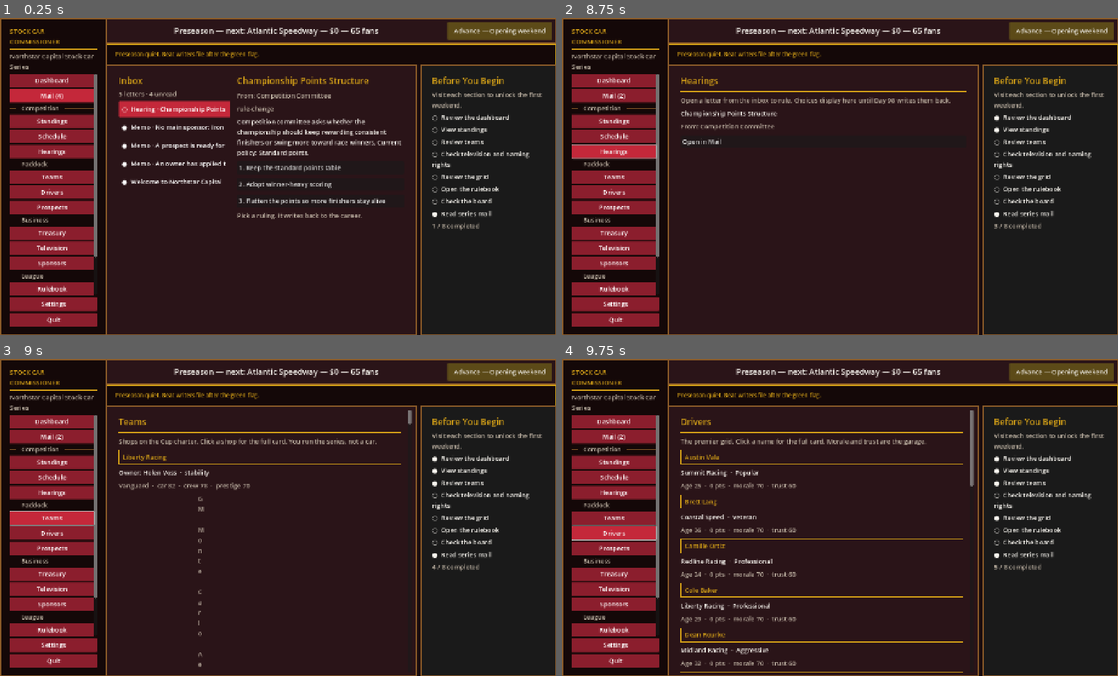
Above: before the commit, frames 1-4 (two rows, left to right).
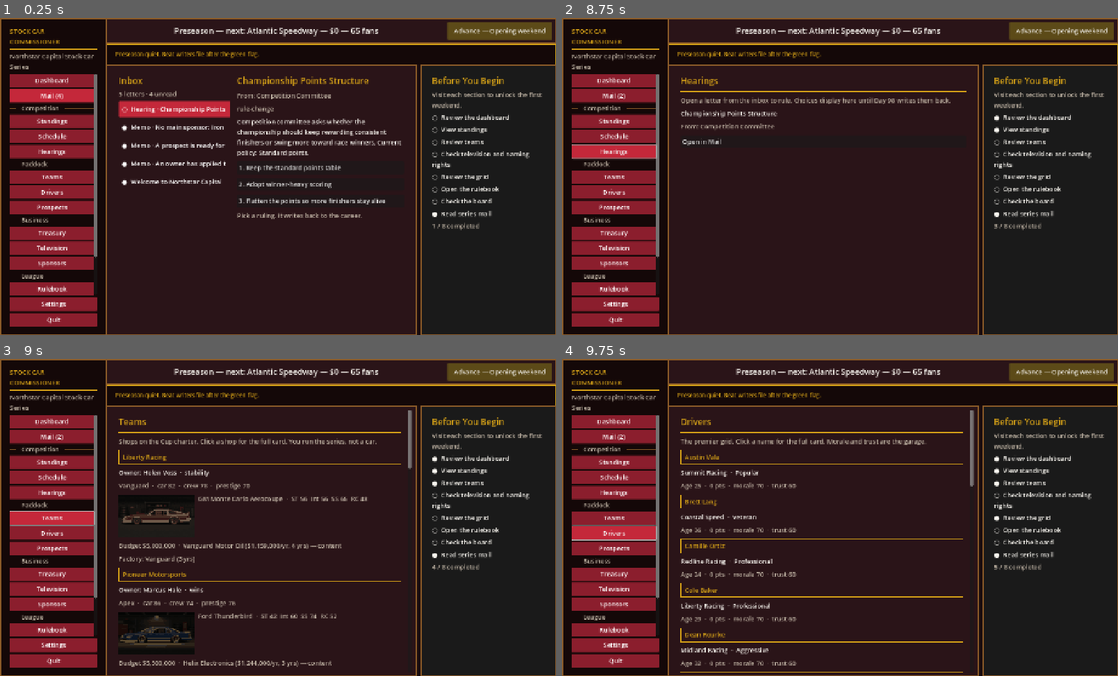
Above: after the commit, the same moments.

Repository: johnatkinsonsenior/StockCarCommissioner
Game: Godot game, scene res://scenes/Main.tscn
The game is run twice, just before and just after one commit, with the same random seed, the same clock (stepped at 60 frames per second) and the same inputs.
Inputs:
- Up to frame 1 (0.25 s): no input
- Up to frame 2 (8.75 s): click "● Memo · A prospect is ready …" at 0.5 s; click "○ Memo · A prospect is ready …" at 1.25 s; click "○ Memo · A prospect is ready …" at 2 s; click "● Memo · An owner has applied…" at 2.75 s; click "○ Memo · An owner has applied…" at 3.5 s; click "○ Memo · An owner has applied…" at 4.25 s; click "Dashboard" at 5 s; click "Mail (2)" at 5.75 s; click "Standings" at 6.5 s; click "Schedule" at 7.25 s; click "Hearings" at 8 s
- Up to frame 3 (9 s): click "Teams" at 8.75 s
- Up to frame 4 (9.75 s): click "Drivers" at 9.5 s

Frames 1-2 are identical in both runs. In frame 3, 4.1% of the frame differs, in the area x 21-75%, y 20-98%; in frame 4, nothing differs.

Commit message:
Keep body portraits from crushing Teams copy TextureRect no longer expands in the row, so the homologated coupe line stays beside the sprite.
Co-authored-by: johnatkinsonsenior <johnatkinsonsenior@users.noreply.github.com>

Diff:
--- a/godot/scripts/App.gd
+++ b/godot/scripts/App.gd
@@ -918,6 +918,7 @@
 				portrait.custom_minimum_size = Vector2(128, 72)
 				team_row.add_child(portrait)
 			var copy := VBoxContainer.new()
+			copy.size_flags_horizontal = Control.SIZE_EXPAND_FILL
 			copy.add_child(_muted("%s %s  ·  ST %s  Int %s  SS %s  RC %s" % [
 				str(row.get("family", "")),
 				str(row.get("coupe", "")),
@@ -957,19 +958,25 @@
 		str(row.get("factory", "")),
 	]))
 	if str(row.get("coupe", "")) != "":
+		var body_row := HBoxContainer.new()
+		body_row.add_theme_constant_override("separation", 10)
 		var portrait := _body_portrait(str(row.get("portrait", "")))
 		if portrait != null:
-			center_body.add_child(portrait)
-		center_body.add_child(_gold_line("%s  ·  %s" % [
+			body_row.add_child(portrait)
+		var copy := VBoxContainer.new()
+		copy.size_flags_horizontal = Control.SIZE_EXPAND_FILL
+		copy.add_child(_gold_line("%s  ·  %s" % [
 			str(row.get("family", "")),
 			str(row.get("coupe", "")),
 		]))
-		center_body.add_child(_muted("ST %s  ·  Int %s  ·  SS %s  ·  RC %s" % [
+		copy.add_child(_muted("ST %s  ·  Int %s  ·  SS %s  ·  RC %s" % [
 			str(_as_int(row.get("short_track", 0))),
 			str(_as_int(row.get("intermediate", 0))),
 			str(_as_int(row.get("superspeedway", 0))),
 			str(_as_int(row.get("road_course", 0))),
 		]))
+		body_row.add_child(copy)
+		center_body.add_child(body_row)
 		print("PROFILE_COUPE=", str(row.get("coupe", "")))
 	center_body.add_child(_line("Car %s  ·  crew %s  ·  reliability %s  ·  engineering %s" % [
 		str(_as_int(row.get("car_rating", 0))),
@@ -1309,6 +1316,8 @@
 	image.texture = tex
 	image.stretch_mode = TextureRect.STRETCH_KEEP_ASPECT_CENTERED
 	image.custom_minimum_size = Vector2(192, 108)
+	image.size_flags_horizontal = Control.SIZE_SHRINK_BEGIN
+	image.size_flags_vertical = Control.SIZE_SHRINK_CENTER
 	image.texture_filter = CanvasItem.TEXTURE_FILTER_NEAREST
 	print("PORTRAIT_LOADED=", portrait_id)
 	return image
